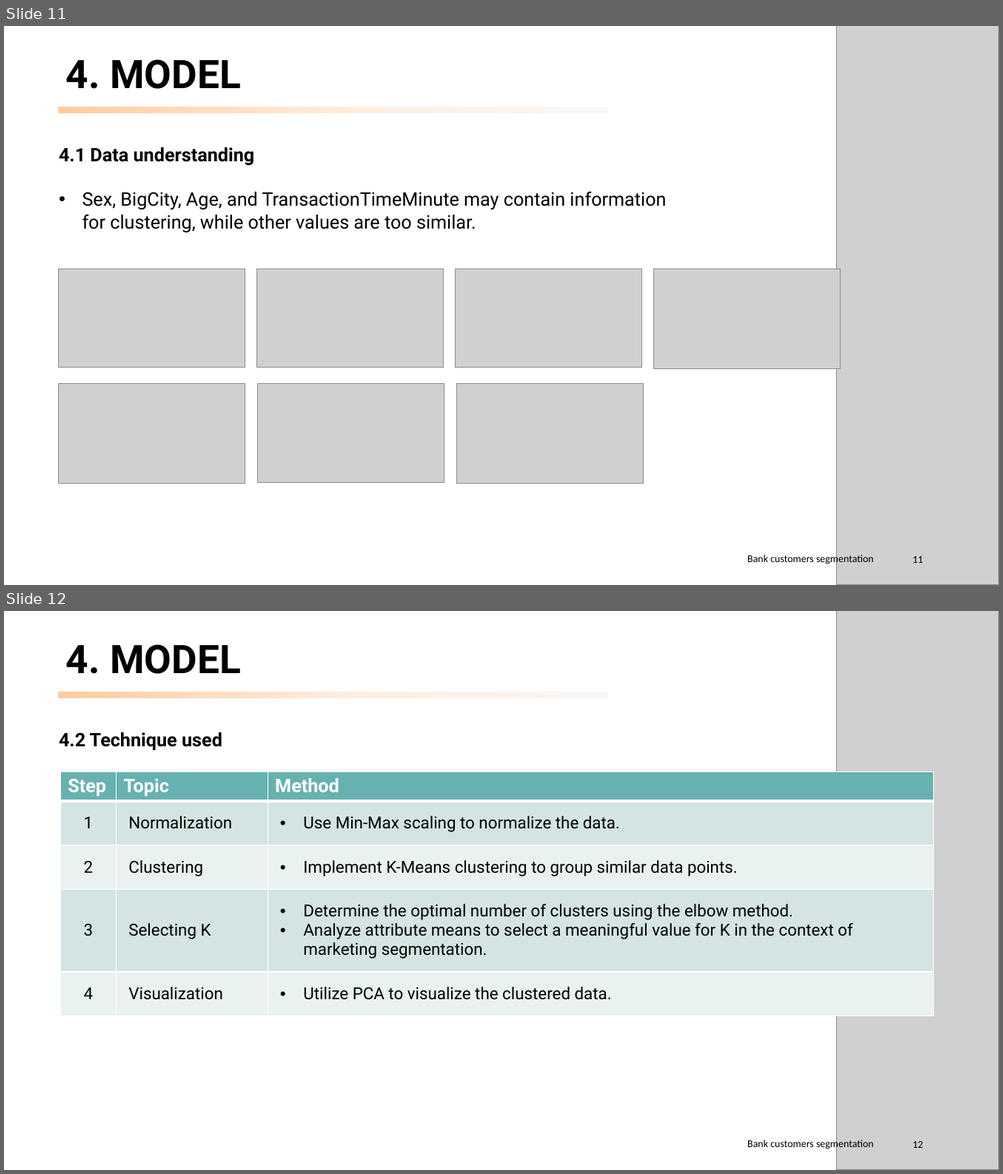
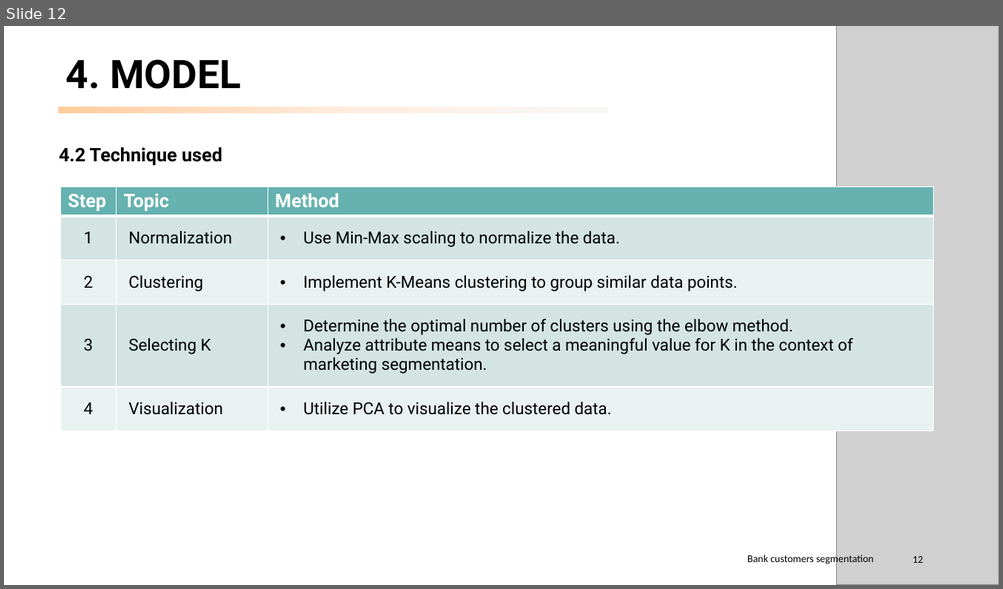
Before and after one commit to peerapat-t/Banking-customer-segmentation, a slide deck: banking customer segmentation.pptx. Shown one above the other, each under a label of ours: slides 11 and 12 before the commit, slide 12 after it. The pictures are 1003x1174 and 1003x589 pixels, drawn with LibreOffice and Linux fonts; fonts in the diff are those of the drawing; grey boxes stand for pictures. Boxes give left, top, right and bottom in pixels: in the first picture for what was removed or moved away, otherwise in the second. Text is boxed around its words. In the diff, an @@ line names an element or a change of style, - is before the commit and + after.

```diff
--- a/banking customer segmentation.pptx
+++ b/banking customer segmentation.pptx
@@ slide 11 removed at (x1=4, y1=26, x2=999, y2=585), background #FFFFFF @@
@@ picture removed at (x1=836, y1=26, x2=999, y2=585) @@
@@ title removed at (x1=66, y1=59, x2=241, y2=89) @@
-4. MODEL
@@ rectangle removed at (x1=59, y1=107, x2=608, y2=113) @@
@@ text removed at (x1=59, y1=147, x2=666, y2=233) @@
-4.1 Data understanding
-• Sex, BigCity, Age, and TransactionTimeMinute may contain information for clustering, while other values are too similar.
@@ picture removed at (x1=59, y1=269, x2=245, y2=368) @@
@@ picture removed at (x1=257, y1=269, x2=444, y2=368) @@
@@ picture removed at (x1=455, y1=269, x2=642, y2=368) @@
@@ picture removed at (x1=654, y1=269, x2=840, y2=369) @@
@@ picture removed at (x1=59, y1=384, x2=245, y2=484) @@
@@ picture removed at (x1=258, y1=384, x2=444, y2=483) @@
@@ picture removed at (x1=456, y1=384, x2=643, y2=484) @@
@@ text removed at (x1=747, y1=554, x2=874, y2=566) @@
-Bank customers segmentation
@@ page number removed at (x1=912, y1=557, x2=922, y2=563) @@
-11
```
Also in this commit, not shown: 4 slides changed, 1 slide added, 2 other files.
